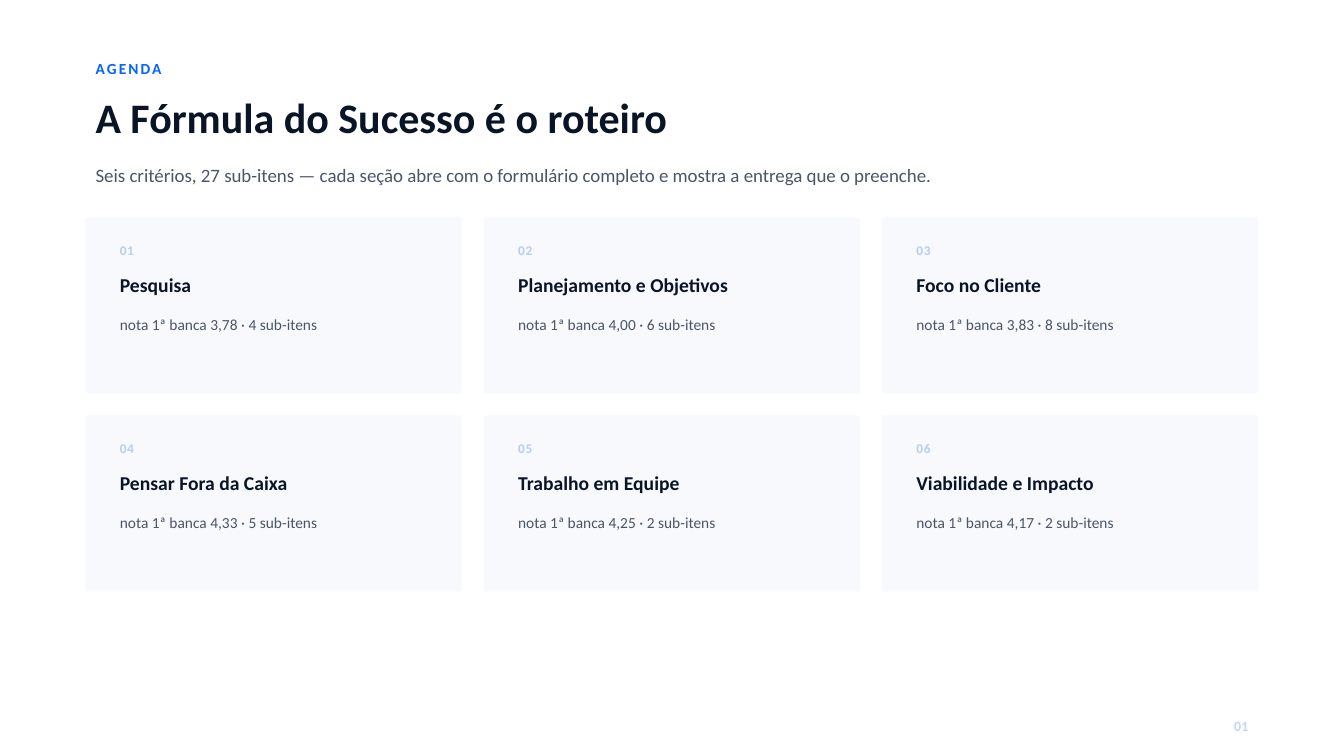
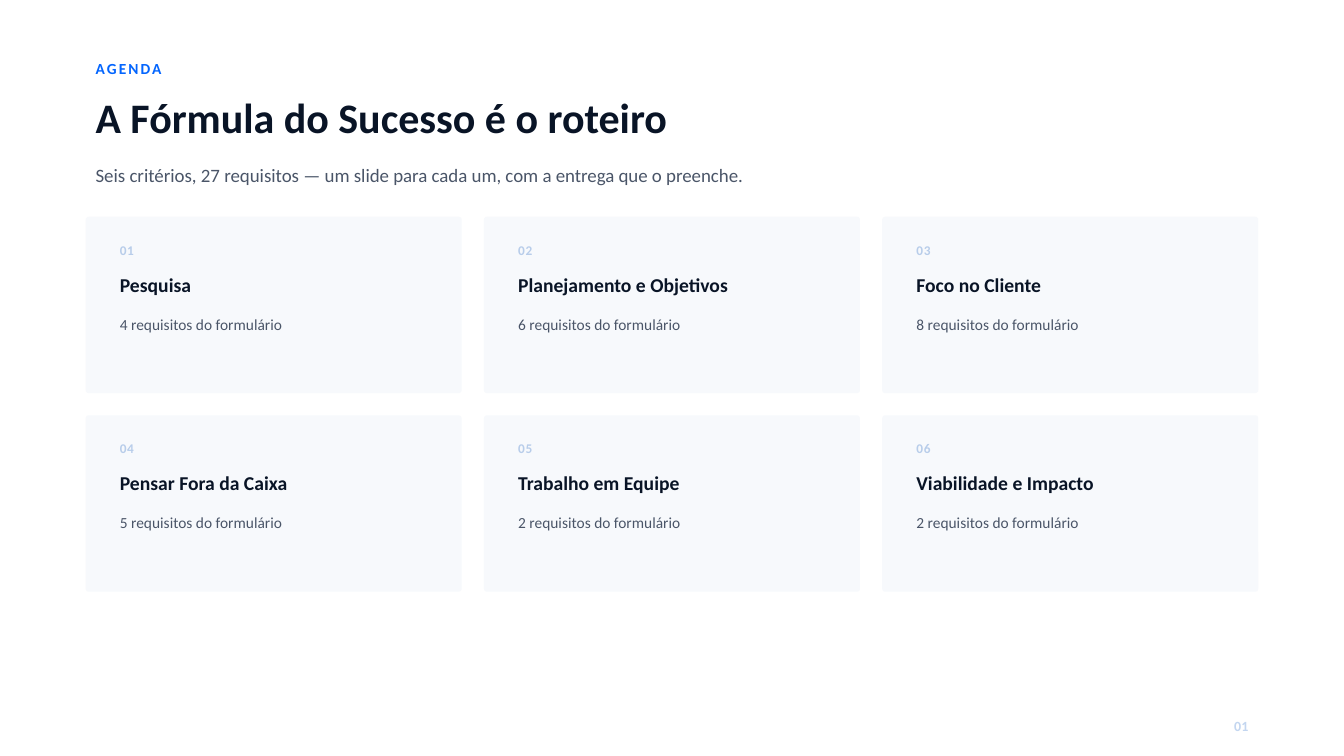
Before and after one commit to Caiquespkt0611/smart-dealer, a slide deck: slide 2 of _NOVAS MELHORIAS/DECK-BANCA-YAMAHAWAY.pptx. Drawn at 1344x756 pixels with LibreOffice and Linux fonts; fonts in the diff are those of the drawing. Boxes give left, top, right and bottom in pixels: in the first picture for what was removed or moved away, otherwise in the second. Text is boxed around its words. In the diff, an @@ line names an element or a change of style, - is before the commit and + after.

```diff
--- a/_NOVAS MELHORIAS/DECK-BANCA-YAMAHAWAY.pptx
+++ b/_NOVAS MELHORIAS/DECK-BANCA-YAMAHAWAY.pptx
@@ text at (96,169,743,185): text changed @@
-Seis critérios, 27 sub-itens — cada seção abre com o formulário completo e mostra a entrega que o preenche.
+Seis critérios, 27 requisitos — um slide para cada um, com a entrega que o preenche.
@@ text at (120,319,282,333): text changed @@
-nota 1ª banca 3,78 · 4 sub-itens
+4 requisitos do formulário
@@ text at (518,319,680,333): text changed @@
-nota 1ª banca 4,00 · 6 sub-itens
+6 requisitos do formulário
@@ text at (916,319,1078,333): text changed @@
-nota 1ª banca 3,83 · 8 sub-itens
+8 requisitos do formulário
@@ text at (120,517,282,531): text changed @@
-nota 1ª banca 4,33 · 5 sub-itens
+5 requisitos do formulário
@@ text at (518,517,680,531): text changed @@
-nota 1ª banca 4,25 · 2 sub-itens
+2 requisitos do formulário
@@ text at (916,517,1078,531): text changed @@
-nota 1ª banca 4,17 · 2 sub-itens
+2 requisitos do formulário
```
Also in this commit, not shown: 7 other slides changed, 22 slides added, 11 slides removed, 3 other files.
